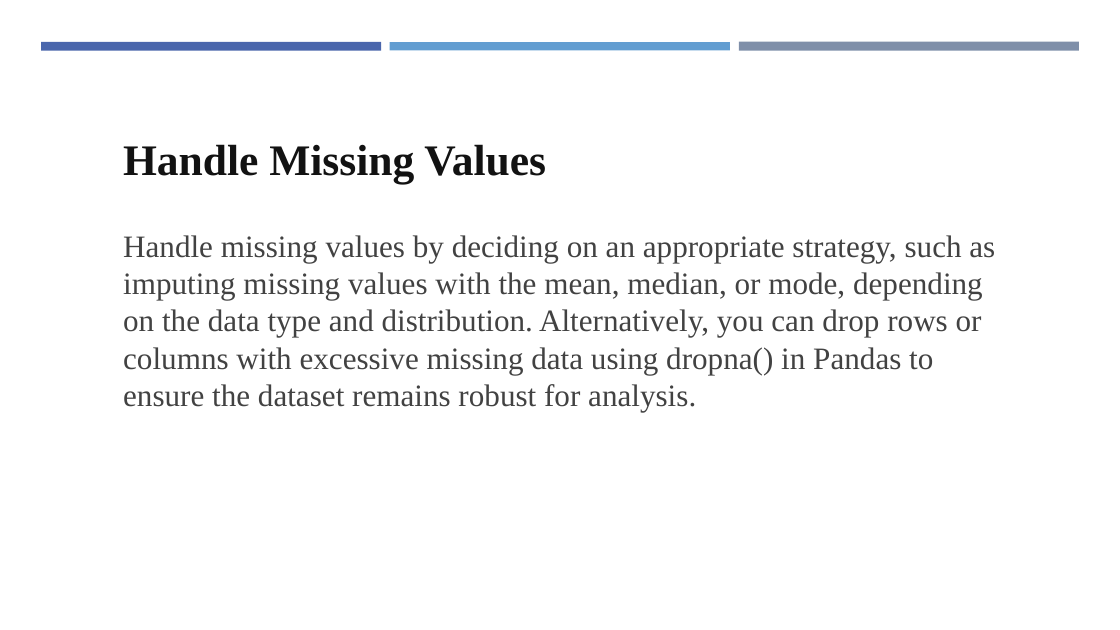
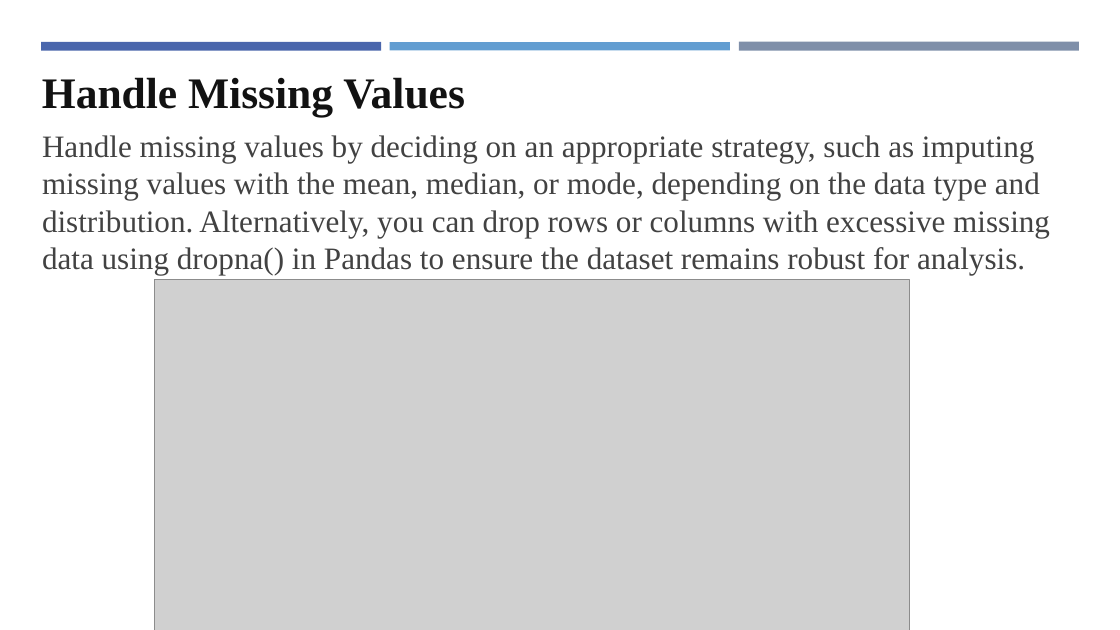
Before and after one commit to kouakoua1/Hospital-Analysis, a slide deck: slide 9 of 5 - Hospital Data Analysis report - Presentation.pptx (slide 15 before the commit). Drawn at 1120x630 pixels with LibreOffice and Linux fonts; fonts in the diff are those of the drawing; grey boxes stand for pictures. Boxes give left, top, right and bottom in pixels: in the first picture for what was removed or moved away, otherwise in the second. Text is boxed around its words. In the diff, an @@ line names an element or a change of style, - is before the commit and + after.

```diff
--- a/5 - Hospital Data Analysis report - Presentation.pptx
+++ b/5 - Hospital Data Analysis report - Presentation.pptx
@@ text "Handle Missing Values": place and size @@
-text "Handle Missing Values" at (123,144,546,183)
+text "Handle Missing Values" at (42,77,465,117)
@@ text "Handle missing values by deciding ..." rewrapped from (123,235,995,412) to (42,135,1050,275) @@
@@ picture added at (155,280,909,630) @@
```
Also in this commit, not shown: 18 other slides changed, 5 slides added, 21 slides removed.
